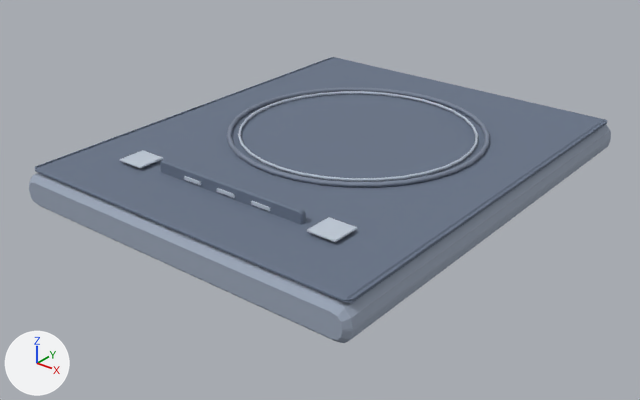
Renders of the glTF model homeos/frontend/public/static/3d-studio/models/ceramic-hob.glb from each side of a commit.
Both versions are drawn from a 50 mm camera at (0.381, -0.5, 0.284) aimed at (-0.002, -0.021, -0.013). Arrows for +X, +Y and +Z are at lower left; the lights stay in place. The picture after the commit comes second. Where no turn or scale is listed for an object, it has been applied to the vertices.

Objects in the first picture: 'accent', 'body', 'dark', 'light'.
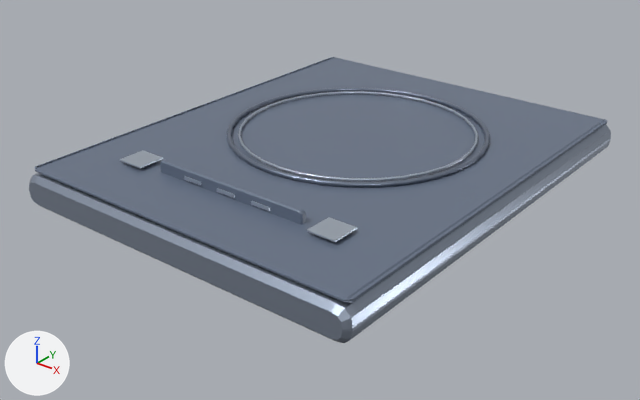
Boxes [x1, y1, x2, y2] around the edits, measured in the pictures (640 x 400 px):
'body', surface changed
    both: [29, 138, 611, 343]
'light', surface changed
    both: [119, 91, 478, 242]
'accent', surface changed
    both: [227, 88, 490, 187]

The edits, one by one:
In material 'ceramic-hob-candidate-body' (mat_ceramic_hob_candidate_body), roughness goes from 0.82 to 0.32.
In material 'ceramic-hob-candidate-body' (mat_ceramic_hob_candidate_body), metallic goes from 0.0 to 0.72.
In material 'ceramic-hob-candidate-accent' (mat_ceramic_hob_candidate_accent), metallic goes from 0.0 to 0.72.
In material 'ceramic-hob-candidate-light' (mat_ceramic_hob_candidate_light), metallic goes from 0.0 to 0.72.
